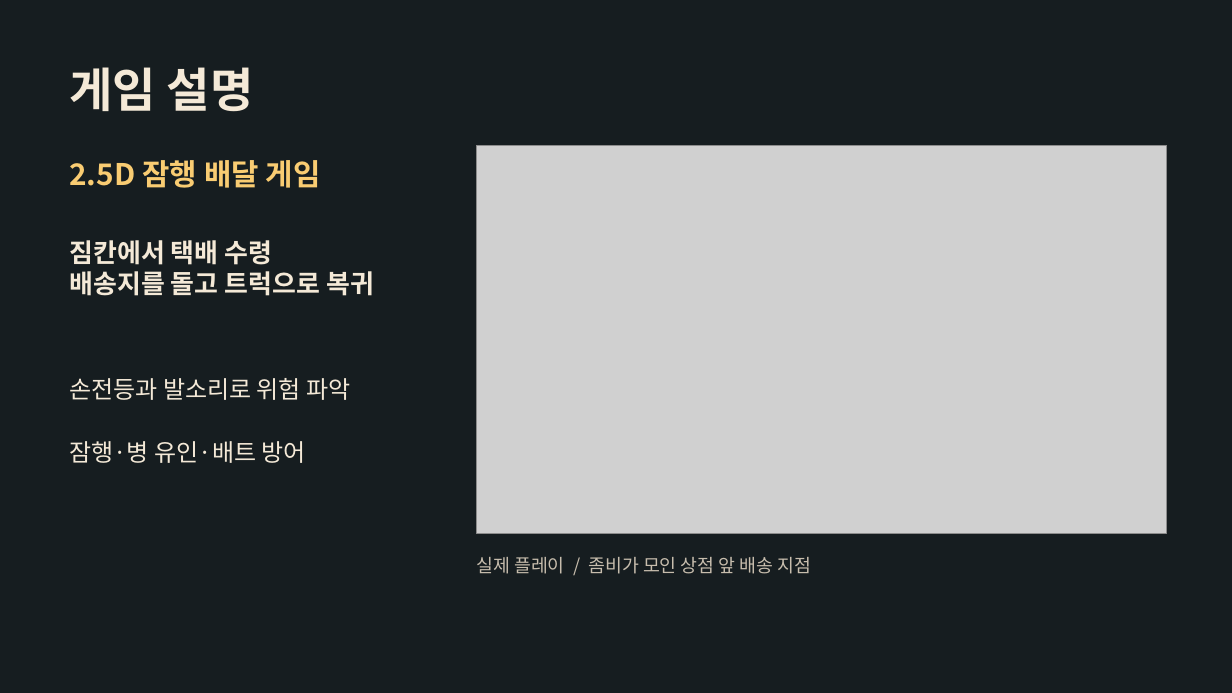
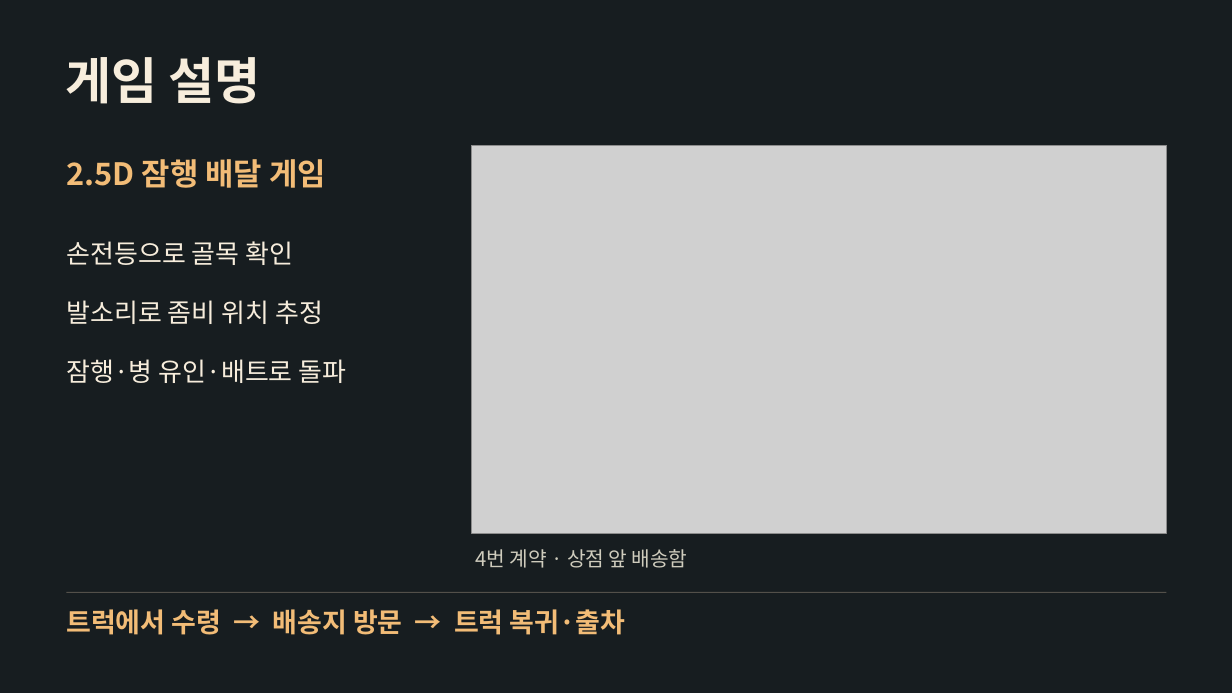
Before and after one commit to yoon778/2D_project, a slide deck: slide 3 of presentation/Dead_Route_2차발표.pptx. Drawn at 1232x693 pixels with LibreOffice and Linux fonts; fonts in the diff are those of the drawing; grey boxes stand for pictures. Boxes give left, top, right and bottom in pixels: in the first picture for what was removed or moved away, otherwise in the second. Text is boxed around its words. In the diff, an @@ line names an element or a change of style, - is before the commit and + after.

```diff
--- a/presentation/Dead_Route_2차발표.pptx
+++ b/presentation/Dead_Route_2차발표.pptx
@@ background #161D20 to #171D20 @@
@@ text "게임 설명" moved from (x1=69, y1=67, x2=254, y2=112) to (x1=65, y1=57, x2=261, y2=104) @@
@@ text "게임 설명" at (x1=65, y1=57, x2=261, y2=104): size 36.8 to 39 pt, text colour #F4E9D7 to #F7EDDC @@
@@ text "2.5D 잠행 배달 게임" at (x1=66, y1=159, x2=326, y2=188): size 23.2 to 24 pt, text colour #F9CC72 to #F2BC77 @@
@@ picture resized from (x1=477, y1=145, x2=1167, y2=533) to (x1=471, y1=145, x2=1166, y2=533) @@
@@ text added at (x1=66, y1=241, x2=293, y2=265), 20.2 pt, text #F7EDDC @@
+손전등으로 골목 확인
@@ text at (x1=66, y1=300, x2=323, y2=324): text changed; text colour #F4E9D7 to #F7EDDC; bold off @@
-짐칸에서 택배 수령
-배송지를 돌고 트럭으로 복귀
+발소리로 좀비 위치 추정
@@ text at (x1=66, y1=359, x2=347, y2=383): text changed; size 18.8 to 20.2 pt; text colour #F4E9D7 to #F7EDDC @@
-손전등과 발소리로 위험 파악
+잠행·병 유인·배트로 돌파
@@ text removed at (x1=69, y1=441, x2=306, y2=463) @@
-잠행·병 유인·배트 방어
@@ text at (x1=475, y1=549, x2=688, y2=568): text changed; size 14.2 to 15.8 pt; text colour #C7BDAD to #CFCCBD @@
-실제 플레이 / 좀비가 모인 상점 앞 배송 지점
+4번 계약 · 상점 앞 배송함
@@ rectangle added at (x1=67, y1=592, x2=1167, y2=593), fill #53504A @@
@@ text added at (x1=66, y1=609, x2=625, y2=635), 21 pt, text #F2BC77, bold @@
+트럭에서 수령 → 배송지 방문 → 트럭 복귀·출차
```
Also in this commit, not shown: 4 other slides changed, 2 slides added, 1 slide removed, 3 other files.
